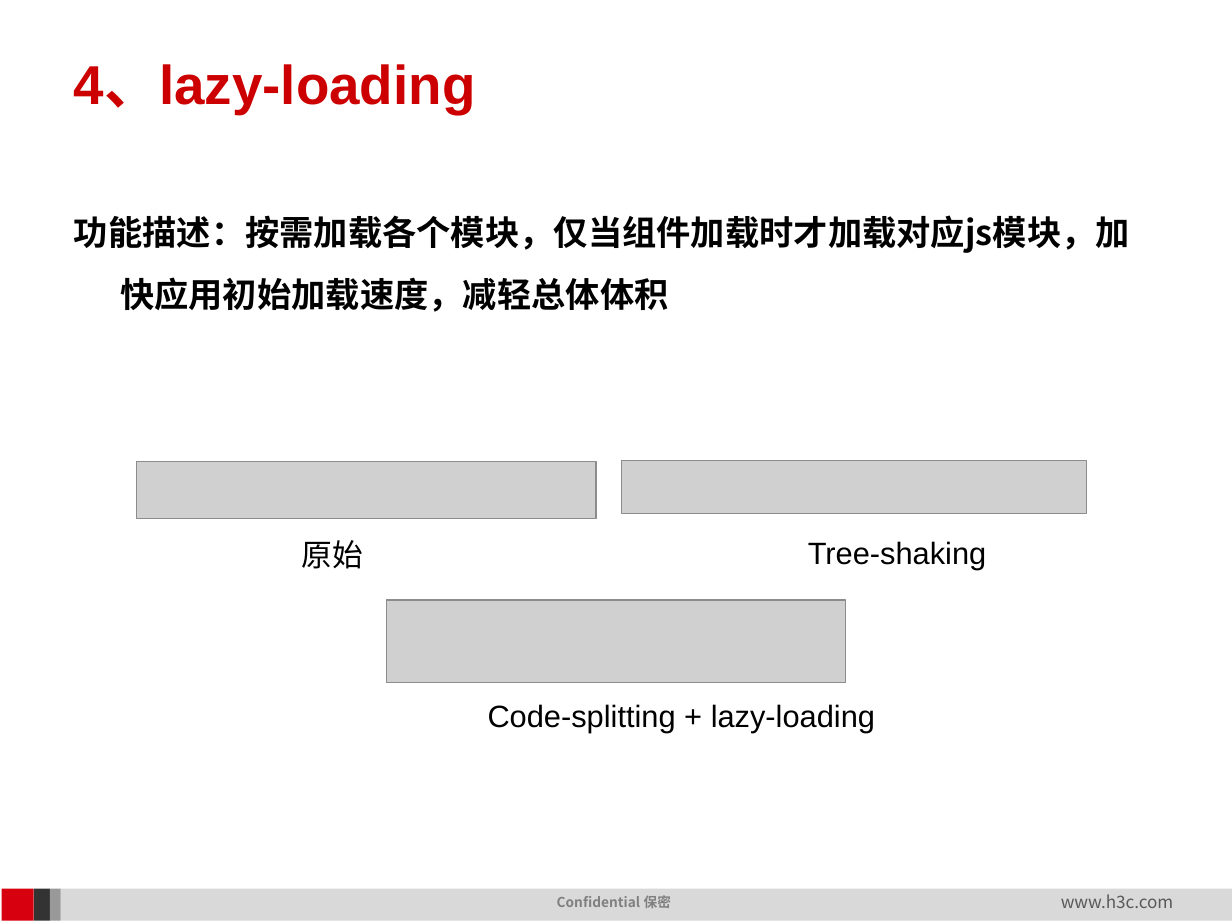
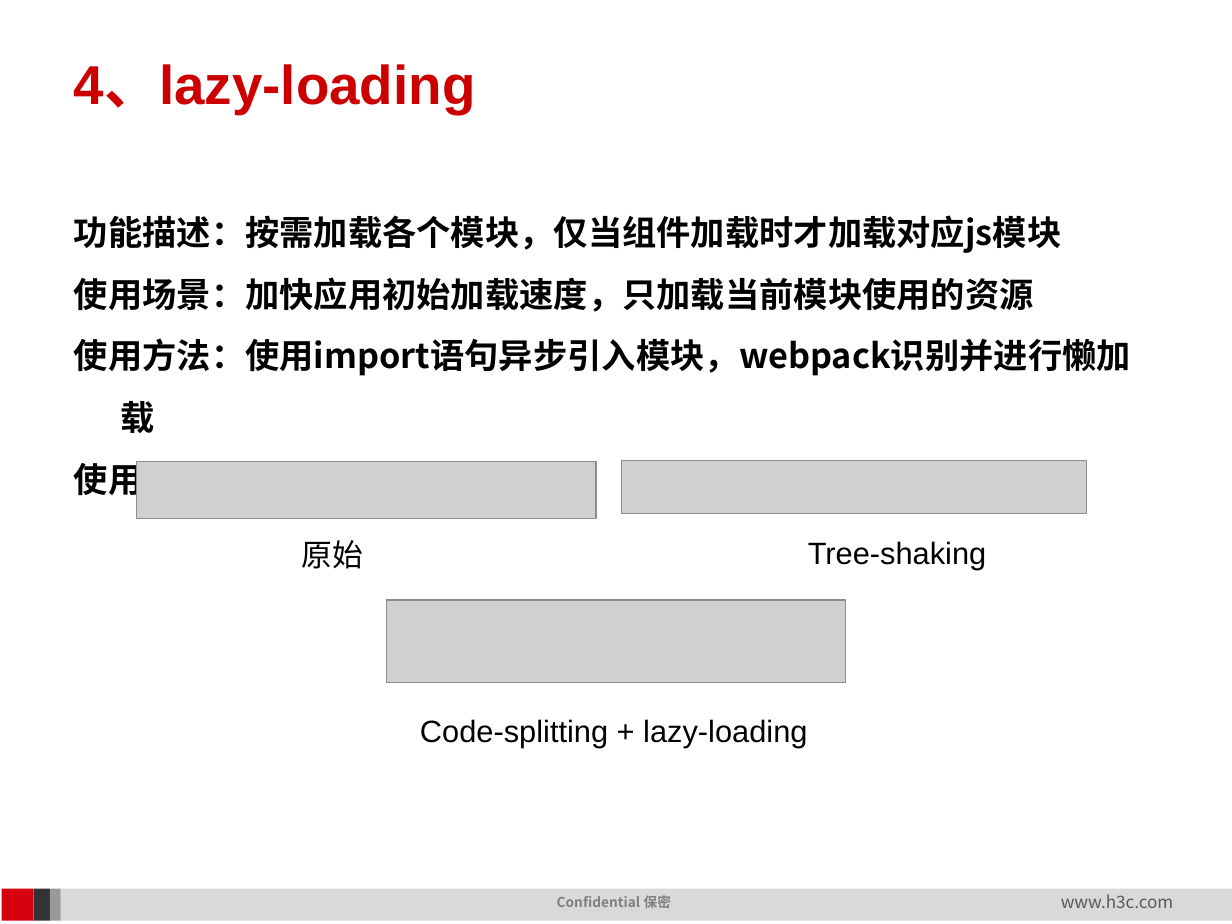
Before and after one commit to leez-bot/FE-Study, a slide deck: slide 22 of notes/webpack/webpack高级配置.pptx. Drawn at 1232x924 pixels with LibreOffice and Linux fonts; fonts in the diff are those of the drawing; grey boxes stand for pictures; background and template pictures are left out. Boxes give left, top, right and bottom in pixels: in the first picture for what was removed or moved away, otherwise in the second. Text is boxed around its words. In the diff, an @@ line names an element or a change of style, - is before the commit and + after.

```diff
--- a/notes/webpack/webpack高级配置.pptx
+++ b/notes/webpack/webpack高级配置.pptx
@@ text at (74,215,1131,501): text changed @@
-功能描述：按需加载各个模块，仅当组件加载时才加载对应js模块，加快应用初始加载速度，减轻总体体积
+功能描述：按需加载各个模块，仅当组件加载时才加载对应js模块
+使用场景：加快应用初始加载速度，只加载当前模块使用的资源
+使用方法：使用import语句异步引入模块，webpack识别并进行懒加载
+使用示例:
@@ text "Code-splitting + lazy-loading": place and size @@
-text "Code-splitting + lazy-loading" at (488,704,875,733)
+text "Code-splitting + lazy-loading" at (420,719,807,748)
```
Also in this commit, not shown: 10 other slides changed, 2 slides added, 11 other files.
